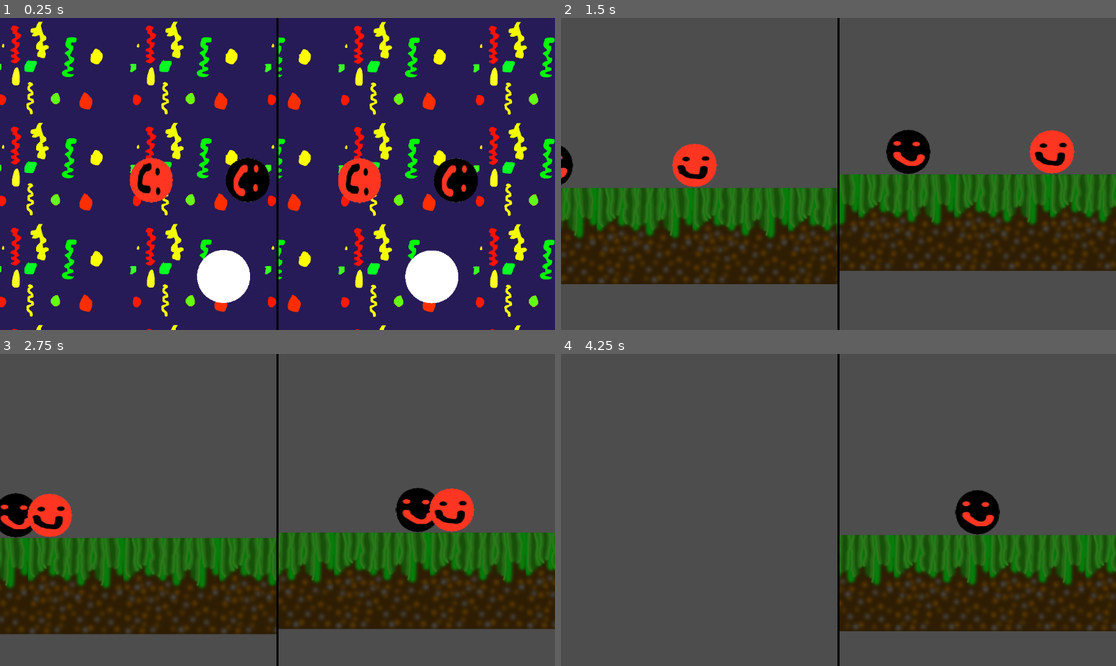
Above: before the commit, frames 1-4 (two rows, left to right).
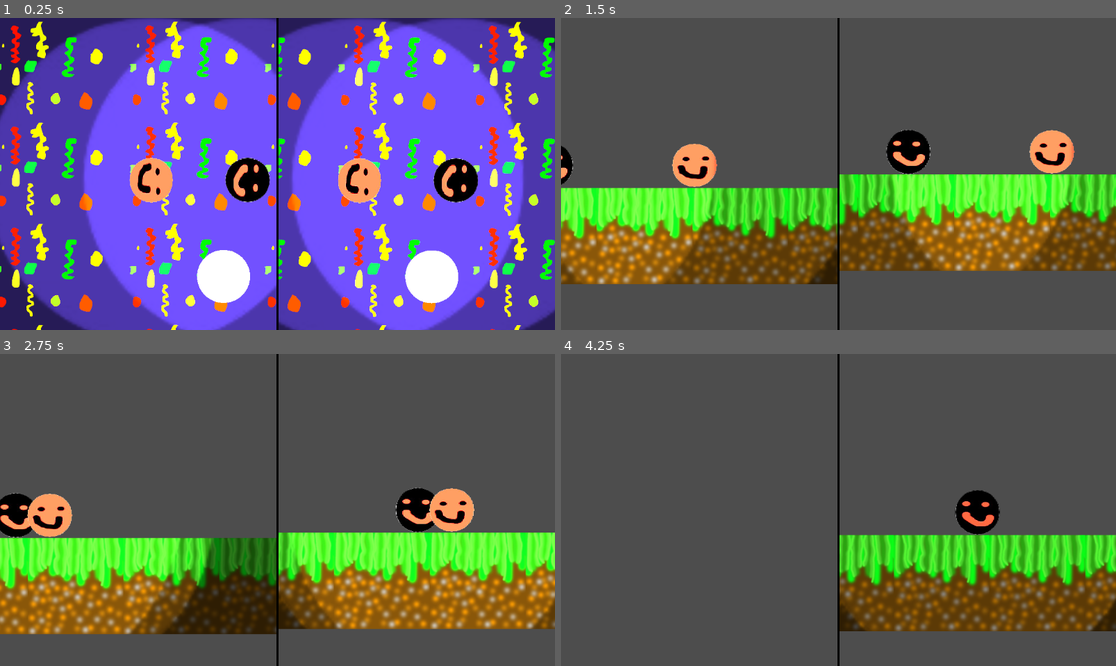
Above: after the commit, the same moments.

Repository: real-chicken-master/GDD112TempName
Game: Godot game, scene res://UI/splitscreen.tscn
The game is run twice, just before and just after one commit, with the same random seed, the same clock (stepped at 60 frames per second) and the same inputs.
Inputs:
- Up to frame 1 (0.25 s): no input
- Up to frame 2 (1.5 s): hold D (right1) from 0.53 s (still down); tap Down (down2) at 0.6 s; tap W (up1) at 0.77 s; tap Left (left2) at 1.35 s
- Up to frame 3 (2.75 s): tap W (up1) at 1.52 s; release D (right1) at 2.03 s; hold A (left1) from 2.03 s (still down); tap Right (right2) at 2.1 s
- Up to frame 4 (4.25 s): release A (left1) at 2.78 s; hold D (right1) from 2.78 s (still down); tap Up (up2) at 2.85 s; tap W (up1) at 3.02, 3.77 s; tap Down (down2) at 3.6 s

The runs differ from the first frame. In frame 1, 85% of the frame differs, in the area x 0-100%, y 0-100%; in frame 2, 32%; in frame 3, 28%; in frame 4, 15%.
Error before the commit: Parse Error: Expected indented block after function declaration. (res://Minigames/bullet)

Commit message:
made the players spawn in the right place and made the maze dark

Diff:
--- a/Minigames/bullet hell/bullet.gd
+++ b/Minigames/bullet hell/bullet.gd
@@ -24,3 +24,4 @@
 
 
 func hit():
+	pass
--- a/Minigames/maze/maze.gd
+++ b/Minigames/maze/maze.gd
@@ -4,7 +4,7 @@
 const MAZE_WIDTH = 32
 const MAZE_HEIGHT = 32
 var map_built = false
-
+var start_pos = Vector2(379,312)
 var tiles_attempted = 0
 
 #when the level is loaded
@@ -12,6 +12,11 @@
 	#set camera zoom for players
 	for camera in get_tree().get_nodes_in_group("camera"):
 		camera.zoom = Vector2(0.6,0.6)
+	#turn on the player lights
+	for lights in get_tree().get_nodes_in_group("player_light"):
+		lights.energy = 1
+	for players in get_tree().get_nodes_in_group("player"):
+		players.global_position = start_pos
 	#setup maze array
 	for num_x in MAZE_WIDTH:
 		maze_array.append([])
--- a/Minigames/maze/maze.tscn
+++ b/Minigames/maze/maze.tscn
@@ -1,9 +1,8 @@
-[gd_scene load_steps=8 format=3 uid="uid://b4my264vw45n"]
+[gd_scene load_steps=7 format=3 uid="uid://b4my264vw45n"]
 
 [ext_resource type="Script" path="res://Minigames/maze/maze.gd" id="1_d5sv8"]
-[ext_resource type="Texture2D" uid="uid://d3kie7yi2ut5b" path="res://Texture and Mesh/ArcadeWall.png" id="2_03dtj"]
-[ext_resource type="Texture2D" uid="uid://m8nn1gxi3xjq" path="res://Texture and Mesh/Platform.png" id="3_okhaf"]
-[ext_resource type="PackedScene" uid="uid://nx4ggy1h8ovm" path="res://players/player1/player1.tscn" id="4_pis5f"]
+[ext_resource type="Texture2D" uid="uid://bglaihopfxtoo" path="res://Texture and Mesh/ArcadeWall.png" id="2_03dtj"]
+[ext_resource type="Texture2D" uid="uid://dgxlwgou5oj3g" path="res://Texture and Mesh/Platform.png" id="3_okhaf"]
 
 [sub_resource type="TileSetAtlasSource" id="TileSetAtlasSource_vrrjp"]
 texture = ExtResource("2_03dtj")
@@ -29,13 +28,11 @@
 [node name="maze" type="Node2D"]
 script = ExtResource("1_d5sv8")
 
+[node name="DirectionalLight2D" type="DirectionalLight2D" parent="."]
+energy = 0.9
+blend_mode = 1
+
 [node name="TileMap" type="TileMap" parent="."]
 scale = Vector2(0.495, 0.495)
 tile_set = SubResource("TileSet_niln0")
 format = 2
-
-[node name="player1" parent="." instance=ExtResource("4_pis5f")]
-position = Vector2(379, 312)
-
-[node name="Camera2D" type="Camera2D" parent="player1" groups=["camera"]]
-metadata/_edit_lock_ = true
--- a/UI/splitscreen.tscn
+++ b/UI/splitscreen.tscn
@@ -53,7 +53,7 @@
 
 [node name="SubViewport" type="SubViewport" parent="HBoxContainer/SubViewportContainer"]
 handle_input_locally = false
-size = Vector2i(2, 2)
+size = Vector2i(574, 648)
 render_target_update_mode = 4
 script = SubResource("GDScript_3ulip")
 
@@ -73,7 +73,7 @@
 
 [node name="SubViewport" type="SubViewport" parent="HBoxContainer/SubViewportContainer2"]
 handle_input_locally = false
-size = Vector2i(2, 2)
+size = Vector2i(574, 648)
 render_target_update_mode = 4
 script = SubResource("GDScript_eexgl")
 
--- a/lobby/main_lobby.gd
+++ b/lobby/main_lobby.gd
@@ -2,9 +2,9 @@
 
 
 # Called when the node enters the scene tree for the first time.
-#func _ready():
-	#for players in get_tree().get_nodes_in_group("players"):
-
+func _ready():
+	for lights in get_tree().get_nodes_in_group("player_light"):
+		lights.energy = 1
 
 # Called every frame. 'delta' is the elapsed time since the previous frame.
 #func _process(delta):
--- a/players/player 2/player2.tscn
+++ b/players/player 2/player2.tscn
@@ -1,7 +1,8 @@
-[gd_scene load_steps=4 format=3 uid="uid://djvanbdp8c7no"]
+[gd_scene load_steps=5 format=3 uid="uid://djvanbdp8c7no"]
 
 [ext_resource type="Script" path="res://players/player 2/player2.gd" id="1_q82fh"]
-[ext_resource type="Texture2D" uid="uid://2aehmdf7qvwv" path="res://Texture and Mesh/Screenshot_2025-08-01_144913-removebg-preview.png" id="2_v4vbq"]
+[ext_resource type="Texture2D" uid="uid://b2hxdcjf7uf8p" path="res://Texture and Mesh/Screenshot_2025-08-01_144913-removebg-preview.png" id="2_v4vbq"]
+[ext_resource type="Texture2D" uid="uid://pvkss1m1llni" path="res://Texture and Mesh/light_Texture.png" id="3_pv0ni"]
 
 [sub_resource type="CircleShape2D" id="CircleShape2D_2kqkd"]
 radius = 47.0
@@ -21,3 +22,8 @@
 
 [node name="CollisionShape2D" type="CollisionShape2D" parent="."]
 shape = SubResource("CircleShape2D_2kqkd")
+
+[node name="PointLight2D" type="PointLight2D" parent="." groups=["player_light"]]
+z_index = 1
+texture = ExtResource("3_pv0ni")
+texture_scale = 5.0
--- a/players/player1/player1.tscn
+++ b/players/player1/player1.tscn
@@ -1,7 +1,8 @@
-[gd_scene load_steps=4 format=3 uid="uid://nx4ggy1h8ovm"]
+[gd_scene load_steps=5 format=3 uid="uid://nx4ggy1h8ovm"]
 
 [ext_resource type="Script" path="res://players/player1/player1.gd" id="1_b3iya"]
-[ext_resource type="Texture2D" uid="uid://curh6uy16nkym" path="res://Texture and Mesh/Screenshot_2025-08-01_144907-removebg-preview.png" id="2_dqxs7"]
+[ext_resource type="Texture2D" uid="uid://bggyuyknbmxir" path="res://Texture and Mesh/Screenshot_2025-08-01_144907-removebg-preview.png" id="2_dqxs7"]
+[ext_resource type="Texture2D" uid="uid://pvkss1m1llni" path="res://Texture and Mesh/light_Texture.png" id="3_lnqen"]
 
 [sub_resource type="CircleShape2D" id="CircleShape2D_8m3wl"]
 radius = 47.0
@@ -23,3 +24,8 @@
 [node name="CollisionShape2D" type="CollisionShape2D" parent="."]
 shape = SubResource("CircleShape2D_8m3wl")
 debug_color = Color(0, 0.584314, 0.788235, 0.419608)
+
+[node name="PointLight2D" type="PointLight2D" parent="." groups=["player_light"]]
+z_index = 1
+texture = ExtResource("3_lnqen")
+texture_scale = 5.0
Binary file added: Texture and Mesh/light_Texture.png
Not shown: 1 places in lobby/main_lobby.tscn that only renumber resources
